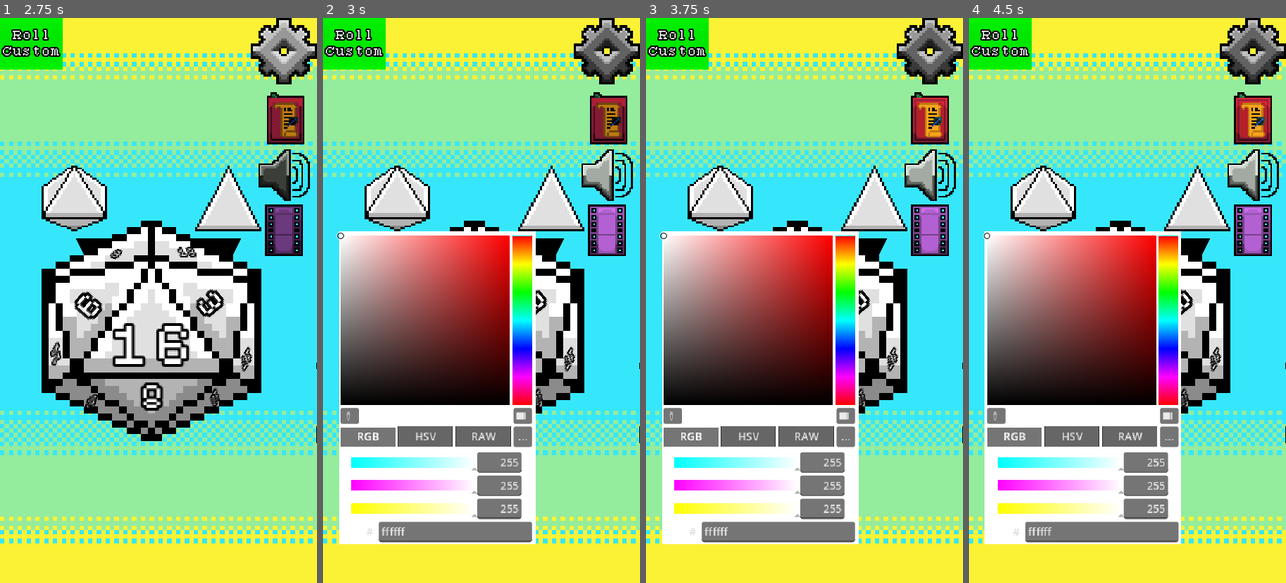
Above: before the commit, frames 1-4 (left to right).
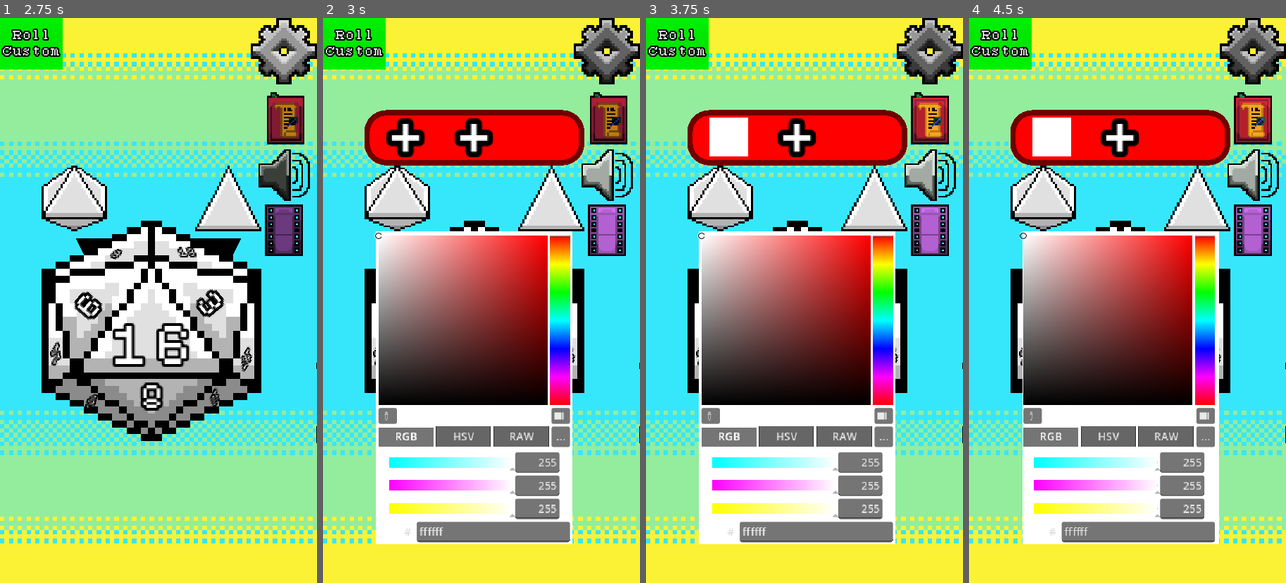
Above: after the commit, the same moments.

Repository: Secay25/DnDDiceRoller
Game: Godot game, scene res://Scenes/game.tscn
Two runs of this game, one before a commit and one after it. Both use one fixed random seed, a clock stepped at 60 frames per second and the inputs below. The engine's default icon, where the game draws it, is replaced by a stand-in: a white triangle on a blue panel in a dark square.
Inputs (mouse positions are in pixels of both pictures, inside the frame that each line leads up to):
- Up to frame 1 (2.75 s): click "Start" at 0.5 s; click (285, 51) at 1.25 s; click (250, 328) at 2 s
- Up to frame 2 (3 s): click (395, 198) at 2.75 s
- Up to frame 3 (3.75 s): click (731, 136) at 3.5 s, where only the run after the commit has a clickable "+"
- Up to frame 4 (4.5 s): click (1197, 198) at 4.25 s

Frame 1 is identical in both runs. In frame 2, 34% of the frame differs, in the area x 4-83%, y 16-94%; in frame 3, 34%; in frame 4, 34%.

Commit message:
Added the ability to save swatches and use them whenever the user would like to.

Diff:
--- a/Scenes/Dice/D20.tscn
+++ b/Scenes/Dice/D20.tscn
@@ -97,7 +97,21 @@
 shadow_color = Color(0, 0, 0, 0.470588)
 shadow_offset = Vector2(0, 2)
 
-[node name="D20" type="Control" node_paths=PackedStringArray("textModulate", "mainLabel", "allLabels", "die", "colorPickerButton", "colorPicker", "colorPickerBackground", "textButton", "textColorPicker", "textColorBackground")]
+[sub_resource type="StyleBoxFlat" id="StyleBoxFlat_gxmjq"]
+bg_color = Color(1, 0, 0, 1)
+border_width_left = 5
+border_width_top = 5
+border_width_right = 5
+border_width_bottom = 5
+border_color = Color(0.439216, 0, 0, 1)
+corner_radius_top_left = 20
+corner_radius_top_right = 20
+corner_radius_bottom_right = 20
+corner_radius_bottom_left = 20
+corner_detail = 20
+anti_aliasing = false
+
+[node name="D20" type="Control" node_paths=PackedStringArray("textModulate", "mainLabel", "allLabels", "die", "colorPickerButton", "colorPicker", "colorPickerBackground", "textButton", "textColorPicker", "textColorBackground", "swatchSet", "allSwatches")]
 layout_mode = 3
 anchors_preset = 15
 anchor_right = 1.0
@@ -118,6 +132,8 @@
 textButton = NodePath("TextColorButton")
 textColorPicker = NodePath("TextColorButton/TextColorPicker")
 textColorBackground = NodePath("TextColorButton/ColorRect")
+swatchSet = NodePath("SwatchPanel")
+allSwatches = [NodePath("SwatchPanel/Swatch"), NodePath("SwatchPanel/Swatch2")]
 
 [node name="Die" type="TextureButton" parent="."]
 layout_mode = 0
@@ -254,6 +270,133 @@
 horizontal_alignment = 1
 vertical_alignment = 1
 
+[node name="SwatchPanel" type="Panel" parent="."]
+visible = false
+layout_mode = 1
+anchors_preset = 10
+anchor_right = 1.0
+offset_left = 50.0
+offset_top = -50.0
+offset_right = -50.0
+grow_horizontal = 2
+theme_override_styles/panel = SubResource("StyleBoxFlat_gxmjq")
+
+[node name="Swatch" type="ColorRect" parent="SwatchPanel"]
+self_modulate = Color(1, 1, 1, 0)
+layout_mode = 1
+anchors_preset = 15
+anchor_right = 1.0
+anchor_bottom = 1.0
+offset_left = 20.0
+offset_top = 7.0
+offset_right = -145.0
+offset_bottom = -8.0
+grow_horizontal = 2
+grow_vertical = 2
+pivot_offset = Vector2(17.5, 17.5)
+
+[node name="SwatchButton" type="Button" parent="SwatchPanel/Swatch"]
+layout_mode = 0
+offset_left = -4.0
+offset_top = -19.0
+offset_right = 44.0
+offset_bottom = 49.0
+theme_override_colors/font_color = Color(1, 1, 1, 1)
+theme_override_colors/font_hover_color = Color(0.415686, 0.415686, 0.415686, 1)
+theme_override_colors/font_outline_color = Color(0, 0, 0, 1)
+theme_override_constants/outline_size = 20
+theme_override_fonts/font = ExtResource("2_pipea")
+theme_override_font_sizes/font_size = 80
+text = "+"
+flat = true
+
+[node name="Control" type="Control" parent="SwatchPanel/Swatch/SwatchButton"]
+anchors_preset = 0
+offset_left = 4.0
+offset_right = 39.0
+offset_bottom = 19.0
+
+[node name="Control2" type="Control" parent="SwatchPanel/Swatch/SwatchButton"]
+anchors_preset = 0
+offset_left = 39.0
+offset_top = 7.0
+offset_right = 51.0
+offset_bottom = 62.0
+
+[node name="Control3" type="Control" parent="SwatchPanel/Swatch/SwatchButton"]
+anchors_preset = 0
+offset_left = 4.0
+offset_top = 54.0
+offset_right = 39.0
+offset_bottom = 62.0
+
+[node name="Control4" type="Control" parent="SwatchPanel/Swatch/SwatchButton"]
+anchors_preset = 0
+offset_left = -4.0
+offset_top = 11.0
+offset_right = 4.0
+offset_bottom = 62.0
+
+[node name="Swatch2" type="ColorRect" parent="SwatchPanel"]
+self_modulate = Color(1, 1, 1, 0)
+layout_mode = 1
+anchors_preset = 15
+anchor_right = 1.0
+anchor_bottom = 1.0
+offset_left = 82.0
+offset_top = 7.0
+offset_right = -83.0
+offset_bottom = -8.0
+grow_horizontal = 2
+grow_vertical = 2
+pivot_offset = Vector2(17.5, 17.5)
+
+[node name="SwatchButton" type="Button" parent="SwatchPanel/Swatch2"]
+layout_mode = 0
+offset_left = -4.0
+offset_top = -19.0
+offset_right = 44.0
+offset_bottom = 49.0
+theme_override_colors/font_color = Color(1, 1, 1, 1)
+theme_override_colors/font_hover_color = Color(0.415686, 0.415686, 0.415686, 1)
+theme_override_colors/font_outline_color = Color(0, 0, 0, 1)
+theme_override_constants/outline_size = 20
+theme_override_fonts/font = ExtResource("2_pipea")
+theme_override_font_sizes/font_size = 80
+text = "+"
+flat = true
+
+[node name="Control" type="Control" parent="SwatchPanel/Swatch2/SwatchButton"]
+anchors_preset = 0
+offset_left = 4.0
+offset_right = 39.0
+offset_bottom = 19.0
+
+[node name="Control2" type="Control" parent="SwatchPanel/Swatch2/SwatchButton"]
+anchors_preset = 0
+offset_left = 39.0
+offset_top = 7.0
+offset_right = 51.0
+offset_bottom = 62.0
+
+[node name="Control3" type="Control" parent="SwatchPanel/Swatch2/SwatchButton"]
+anchors_preset = 0
+offset_left = 4.0
+offset_top = 54.0
+offset_right = 39.0
+offset_bottom = 62.0
+
+[node name="Control4" type="Control" parent="SwatchPanel/Swatch2/SwatchButton"]
+anchors_preset = 0
+offset_left = -4.0
+offset_top = 11.0
+offset_right = 4.0
+offset_bottom = 62.0
+
+[node name="TrashCanLocation" type="Marker2D" parent="SwatchPanel"]
+position = Vector2(161, 25)
+gizmo_extents = 20.0
+
 [node name="ColorButton" type="TextureButton" parent="."]
 layout_mode = 0
 offset_left = 50.0
@@ -267,18 +410,18 @@
 [node name="ColorRect" type="ColorRect" parent="ColorButton"]
 visible = false
 layout_mode = 0
-offset_left = -15.0
+offset_left = 6.5
 offset_top = 40.0
-offset_right = 104.0
+offset_right = 125.5
 offset_bottom = 229.0
 
 [node name="DieColorPicker" type="ColorPicker" parent="ColorButton"]
 visible = false
 layout_mode = 0
-offset_left = -16.0
+offset_left = 6.66667
 offset_top = 41.0
-offset_right = 282.0
-offset_bottom = 484.0
+offset_right = 304.667
+offset_bottom = 512.0
 scale = Vector2(0.4, 0.4)
 edit_alpha = false
 deferred_mode = true
@@ -298,18 +441,18 @@
 [node name="ColorRect" type="ColorRect" parent="TextColorButton"]
 visible = false
 layout_mode = 0
-offset_left = -109.0
+offset_left = -86.5
 offset_top = 40.0
-offset_right = 10.0
+offset_right = 32.5
 offset_bottom = 229.0
 
 [node name="TextColorPicker" type="ColorPicker" parent="TextColorButton"]
 visible = false
 layout_mode = 0
-offset_left = -109.0
+offset_left = -86.6667
 offset_top = 41.0
-offset_right = 189.0
-offset_bottom = 484.0
+offset_right = 211.333
+offset_bottom = 512.0
 scale = Vector2(0.4, 0.4)
 edit_alpha = false
 deferred_mode = true
@@ -317,6 +460,8 @@
 presets_visible = false
 
 [connection signal="pressed" from="Die" to="." method="_onDiePressed"]
+[connection signal="pressed" from="SwatchPanel/Swatch/SwatchButton" to="." method="_onSwatchButtonPressed" binds= [0]]
+[connection signal="pressed" from="SwatchPanel/Swatch2/SwatchButton" to="." method="_onSwatchButtonPressed" binds= [1]]
 [connection signal="pressed" from="ColorButton" to="." method="_onTextureButtonPressed"]
 [connection signal="color_changed" from="ColorButton/DieColorPicker" to="." method="_onDieColorPickerColorChanged"]
 [connection signal="pressed" from="TextColorButton" to="." method="_onTextColorButtonPressed"]
--- a/Scenes/game.tscn
+++ b/Scenes/game.tscn
@@ -839,6 +839,7 @@
 offset_bottom = 976.0
 theme_override_colors/font_color = Color(1, 1, 1, 1)
 theme_override_colors/font_outline_color = Color(0, 0, 0, 1)
+theme_override_constants/outline_size = 5
 theme_override_fonts/font = ExtResource("29_5m42f")
 theme_override_font_sizes/font_size = 45
 theme_override_styles/panel = SubResource("StyleBoxEmpty_i5y8d")
@@ -847,6 +848,8 @@
 theme_override_styles/selected = SubResource("StyleBoxEmpty_h0sdj")
 theme_override_styles/selected_focus = SubResource("StyleBoxEmpty_cqmx8")
 allow_search = false
+text_overrun_behavior = 0
+same_column_width = true
 icon_scale = 3.0
 
 [connection signal="pressed" from="UI/StartMenu/VBoxContainer/Start" to="UI/StartMenu" method="_onStartPressed"]
--- a/Scripts/Dice/TempscriptD20.gd
+++ b/Scripts/Dice/TempscriptD20.gd
@@ -3,7 +3,7 @@
 @export_group("Node References")
 @export var textModulate: Control
 @export var mainLabel: Label
-@export var allLabels: Array[Label]
+@export var allLabels: Array[Label] #ALERT NOOOO TOUCHY ALERT
 @export var die: TextureButton
 @export var colorPickerButton: TextureButton
 @export var colorPicker: ColorPicker
@@ -12,9 +12,11 @@
 @export var textColorPicker: ColorPicker
 @export var textColorBackground: ColorRect
 @export var historyBook: Panel
+@export var swatchSet: Panel
+@export var allSwatches: Array[ColorRect]
 var rolledNumber: int = 20
+var swatchStates: Array[bool] = [false,false]
 const MINIMALBRIGHT: float = 25.0 / 100.0
-const D20: Texture2D = preload("res://Art/Dice/D20.png")
 #region label Numbers
 const S1: Array[int] = [17,3,7,19,13,15,9,5,11]
 const S2: Array[int] = [15,5,12,18,20,10,4,8,14]
@@ -39,6 +41,16 @@
 const DICECONFIG: Dictionary = {1: S1,2: S2,3: S3,4: S4,5: S5,6: S6,7: S7,8: S8,9: S9,10: S10,11: S11,12: S12,13: S13,14: S14,15: S15,16: S16,17: S17,18: S18,19: S19,20: S20}
 #endregion
 
+#region custom methods
+func changeAllDieTextColor(fontColor: Color,outlineColor: Color = Color.BLACK) -> void:
+	mainLabel.label_settings.outline_color = outlineColor
+
+	for i in allLabels:
+		i.label_settings.font_color = fontColor
+		i.label_settings.outline_color = outlineColor
+#endregion
+
+#region signals
 func _onDiePressed() -> void:
 	rolledNumber = randi_range(1,20)
 	mainLabel.text = str(rolledNumber)
@@ -47,7 +59,7 @@
 	if color.v < MINIMALBRIGHT:
 		color.v = MINIMALBRIGHT / 2.0
 
-	historyBook.AddEntry(D20,rolledNumber,"",color)
+	historyBook.AddEntry(die.texture_normal,rolledNumber,"",color)
 
 	for i in len(allLabels):
 		#ALERT DO NOT REMOVE THE "#" WITHOUT THE CORRESPONDING COMMENTS, IT WILL CRASH.
@@ -59,6 +71,7 @@
 func _onTextureButtonPressed(codePressed: bool = false) -> void:
 	colorPicker.visible = !colorPicker.visible
 	colorPickerBackground.visible = !colorPickerBackground.visible
+	swatchSet.visible = colorPicker.visible or textColorPicker.visible
 
 	if textColorPicker.visible and !codePressed:
 		textButton.pressed.emit(true)
@@ -75,14 +88,12 @@
 	else:
 		outlineColor = Color.BLACK
 
-	mainLabel.label_settings.outline_color = outlineColor
-
-	for i in allLabels:
-		i.label_settings.outline_color = outlineColor
+	changeAllDieTextColor(mainLabel.label_settings.font_color,outlineColor)
 
 func _onTextColorButtonPressed(codePressed: bool = false) -> void:
 	textColorPicker.visible = !textColorPicker.visible
 	textColorBackground. visible = !textColorBackground.visible
+	swatchSet.visible = colorPicker.visible or textColorPicker.visible
 
 	if colorPicker.visible and !codePressed:
 		colorPickerButton.pressed.emit(true)
@@ -98,8 +109,28 @@
 	else:
 		c = Color.BLACK
 
-	mainLabel.label_settings.outline_color = c
+	changeAllDieTextColor(color,c)
 
-	for i in allLabels:
-		i.label_settings.font_color = color
-		i.label_settings.outline_color = c
+func _onSwatchButtonPressed(swatchButton: int) -> void:
+	var swatch: ColorRect = allSwatches[swatchButton]
+
+	if colorPicker.visible:
+		if swatchStates[swatchButton]:
+			colorPicker.color = swatch.color
+			colorPicker.color_changed.emit(swatch.color)
+		else:
+			swatch.self_modulate = Color.WHITE
+			swatch.get_node("SwatchButton").modulate.a = 0.0
+			swatchStates[swatchButton] = true
+			swatch.color = die.self_modulate
+	elif textColorPicker.visible:
+		if swatchStates[swatchButton]:
+			textColorPicker.color = swatch.color
+			textColorPicker.color_changed.emit(swatch.color)
+		else:
+			swatch.self_modulate = Color.WHITE
+			swatch.get_node("SwatchButton").modulate.a = 0.0
+			swatchStates[swatchButton] = true
+			swatch.color = mainLabel.label_settings.font_color
+
+#endregion
--- a/Scripts/global.gd
+++ b/Scripts/global.gd
@@ -6,6 +6,7 @@
 var rolled: bool = false
 var animationSkip: bool = false
 var animationPlaying: bool = false
+enum SAVEDATA {SFX,ROLLED,ANIMATIONSKIP,ANIMATIONPLAYING}
 const D4: Texture2D = preload("res://Art/Dice/D4.png")
 const D6: Texture2D = preload("res://Art/Dice/D6.png")
 const D8: Texture2D = preload("res://Art/Dice/D8.png")
@@ -15,9 +16,9 @@
 const D100: Texture2D = preload("res://Art/Dice/Percentile.png")
 
 #region custom methods
-func BoolSign(boolean) -> int:
+func BoolSign(boolean: bool) -> int:
 	if boolean:
 		return 1
 	else:
-		return 0
+		return -1
 #endregion
Not shown: 1 places in Scenes/Dice/D20.tscn that only renumber resources
Not shown, added: dfsdf
